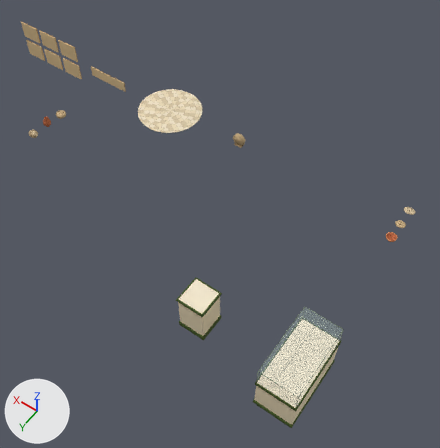
What one commit did to the Blender file tools/art/source/poi_culture_hall/props/culture_props.blend.
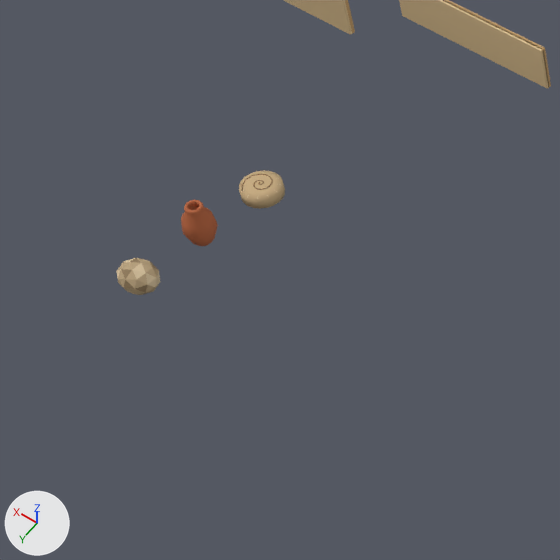
The first picture shows the older version from a 50 mm camera at (-1.83, 5.3, 12.33) aimed at (4.03, -2.91, -0.56). The close-ups show the older and then the newer version on the part from 1% to 29% of the width and 16% to 44% of the height of that picture. Only the edits that show in the close-ups are written down. Arrows for +X, +Y and +Z are at lower left; the lights stay in place.

Objects in the first close-up: 'Blank light wood plaque', 'abstract_frame_04 / Light wood frame backing.003', 'exhibit_fossil_rock / Faceted fossil stone', 'exhibit_spiral_fossil / Ammonite rounded shell', 'exhibit_spiral_fossil / Continuous ammonite spiral', 'exhibit_terracotta_jar / Hollow pottery jar' and 3 more.
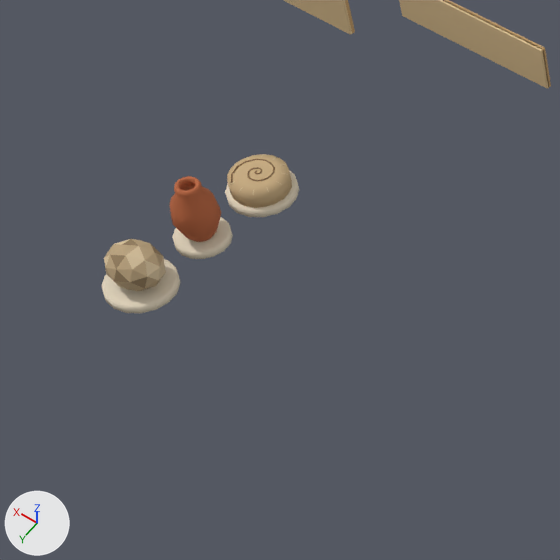
Where the newer file only moved an object's origin or applied its transform, the numbers keep the older frame.

Patch to the scene script:
```diff
--- a/tools/art/source/poi_culture_hall/props/culture_props.blend.py
+++ b/tools/art/source/poi_culture_hall/props/culture_props.blend.py
@@ ob_exhibit_terracotta_jar___hollow_pottery_jar @@
 ob_exhibit_terracotta_jar___hollow_pottery_jar.parent = ob_case_exhibits_2
-ob_exhibit_terracotta_jar___hollow_pottery_jar.location = (0.0, 0.0, 0.0)
+ob_exhibit_terracotta_jar___hollow_pottery_jar.location = (0.0, 0.0, 0.06)
+ob_exhibit_terracotta_jar___hollow_pottery_jar.scale = (1.4, 1.4, 1.4)
@@ ob_exhibit_fossil_rock___faceted_fossil_stone @@
 ob_exhibit_fossil_rock___faceted_fossil_stone.parent = ob_case_exhibits_2
-ob_exhibit_fossil_rock___faceted_fossil_stone.location = (0.0, 0.55, 0.0991)
+ob_exhibit_fossil_rock___faceted_fossil_stone.location = (0.0, 0.55, 0.199)
+ob_exhibit_fossil_rock___faceted_fossil_stone.scale = (1.4, 1.4, 1.4)
@@ ob_exhibit_spiral_fossil___ammonite_rounded_shell @@
 ob_exhibit_spiral_fossil___ammonite_rounded_shell.parent = ob_case_exhibits_2
-ob_exhibit_spiral_fossil___ammonite_rounded_shell.location = (0.0, -0.55, 0.0348)
+ob_exhibit_spiral_fossil___ammonite_rounded_shell.location = (0.0, -0.55, 0.109)
 ob_exhibit_spiral_fossil___ammonite_rounded_shell.rotation_euler = (-1.571, 0.0, 0.0)  # degrees (-90, 0, 0)
+ob_exhibit_spiral_fossil___ammonite_rounded_shell.scale = (1.4, 1.4, 1.4)
@@ ob_exhibit_spiral_fossil___continuous_ammonite_spiral @@
 ob_exhibit_spiral_fossil___continuous_ammonite_spiral.parent = ob_case_exhibits_2
-ob_exhibit_spiral_fossil___continuous_ammonite_spiral.location = (0.0, -0.55, 0.0348)
+ob_exhibit_spiral_fossil___continuous_ammonite_spiral.location = (0.0, -0.55, 0.109)
 ob_exhibit_spiral_fossil___continuous_ammonite_spiral.rotation_euler = (-1.571, 0.0, 0.0)  # degrees (-90, 0, 0)
+ob_exhibit_spiral_fossil___continuous_ammonite_spiral.scale = (1.4, 1.4, 1.4)
@@ ob_exhibit_spiral_fossil___pale_beveled_pedestal @@
+ob_exhibit_spiral_fossil___pale_beveled_pedestal = bpy.data.objects.new('exhibit_spiral_fossil / Pale beveled pedestal', me_exhibit_spiral_fossil___pale_beveled_pedestal)  # 64 vertices, 50 faces; spans x -0.24..0.24, y -0.79..-0.31, z 0.0..0.06; in mat_pedestal_matte_x (beige #e4d7bf)
+ob_exhibit_spiral_fossil___pale_beveled_pedestal.parent = ob_case_exhibits_2
+ob_exhibit_spiral_fossil___pale_beveled_pedestal.location = (0.0, 0.0, 0.0)
@@ ob_exhibit_fossil_rock___pale_beveled_pedestal @@
+ob_exhibit_fossil_rock___pale_beveled_pedestal = bpy.data.objects.new('exhibit_fossil_rock / Pale beveled pedestal', me_exhibit_fossil_rock___pale_beveled_pedestal)  # 64 vertices, 50 faces; spans x -0.246..0.246, y 0.304..0.796, z 0.0..0.06; in mat_pedestal_matte_x (beige #e4d7bf)
+ob_exhibit_fossil_rock___pale_beveled_pedestal.parent = ob_case_exhibits_2
+ob_exhibit_fossil_rock___pale_beveled_pedestal.location = (0.0, 0.0, 0.0)
@@ ob_exhibit_terracotta_jar___pale_beveled_pedestal @@
+ob_exhibit_terracotta_jar___pale_beveled_pedestal = bpy.data.objects.new('exhibit_terracotta_jar / Pale beveled pedestal', me_exhibit_terracotta_jar___pale_beveled_pedestal)  # 64 vertices, 50 faces; spans x -0.19..0.19, y -0.19..0.19, z 0.0..0.06; in mat_pedestal_matte_x (beige #e4d7bf)
+ob_exhibit_terracotta_jar___pale_beveled_pedestal.parent = ob_case_exhibits_2
+ob_exhibit_terracotta_jar___pale_beveled_pedestal.location = (0.0, 0.0, 0.0)
```

Boxes [x1, y1, x2, y2] around the edits, measured in the close-ups (560 x 560 px):
'exhibit_spiral_fossil / Ammonite rounded shell', moved, rescaled (40% wider, 38% taller)
    before: [239, 170, 285, 209]
    after: [227, 154, 292, 208]
'exhibit_terracotta_jar / Hollow pottery jar', moved, rescaled (37% wider, 43% taller)
    before: [181, 200, 218, 246]
    after: [170, 176, 221, 242]
'exhibit_fossil_rock / Faceted fossil stone', moved, rescaled (43% wider, 39% taller)
    before: [117, 258, 160, 295]
    after: [104, 239, 166, 291]
'exhibit_fossil_rock / Pale beveled pedestal', added (beige)
    after: [102, 259, 181, 313]
'exhibit_terracotta_jar / Pale beveled pedestal', added (beige)
    after: [172, 217, 233, 259]
'exhibit_spiral_fossil / Pale beveled pedestal', added (beige)
    after: [225, 170, 299, 217]
'exhibit_spiral_fossil / Continuous ammonite spiral', moved, rescaled (36% wider, 39% taller)
    before: [241, 174, 273, 191]
    after: [231, 159, 275, 183]
